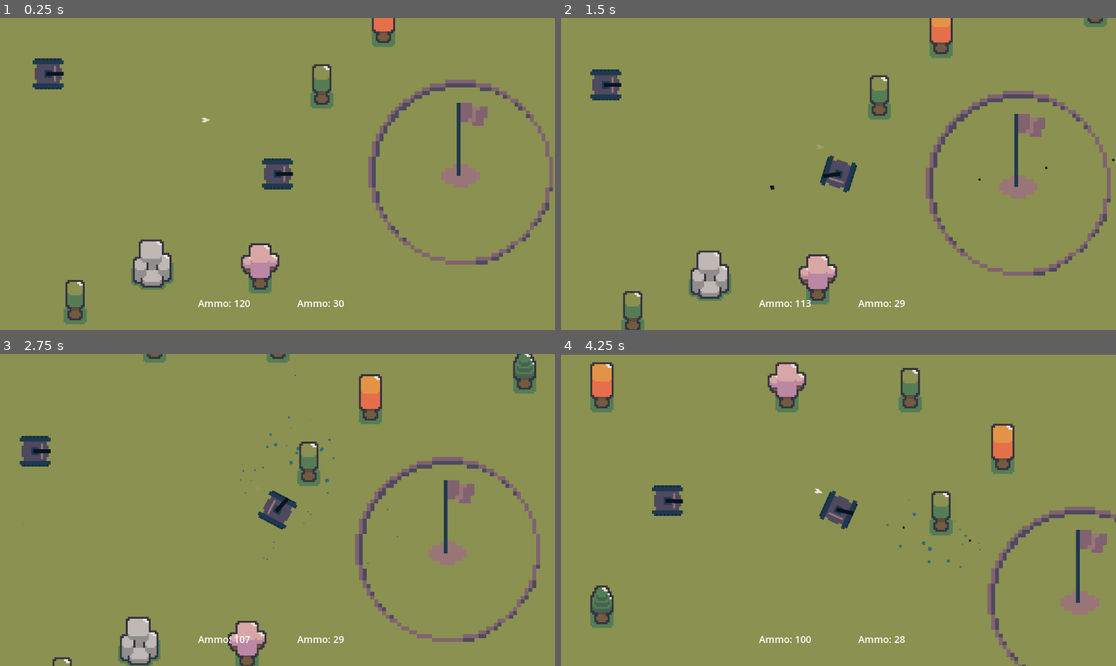
Above: before the commit, frames 1-4 (two rows, left to right).
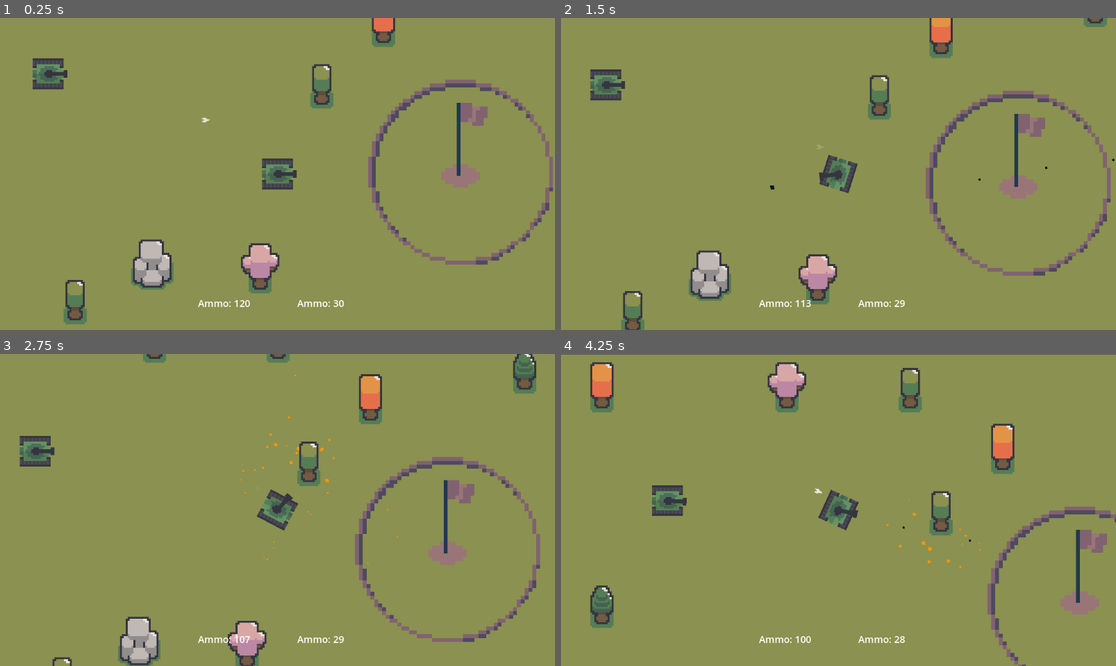
Above: after the commit, the same moments.

Repository: brageaasen/Fuel-Fury
Game: Godot game, scene res://scenes/MainScene.tscn
Two runs of this game, one before a commit and one after it. Both use one fixed random seed, a clock stepped at 60 frames per second and the inputs below.
Inputs (mouse positions are in pixels of both pictures, inside the frame that each line leads up to):
- Up to frame 1 (0.25 s): no input
- Up to frame 2 (1.5 s): move the mouse to (960, 158) at 0.52 s; press the mouse at (960, 158) at 0.53 s; hold D (turn_right) 0.53-1.28 s; move the mouse to (727, 189) at 1.27 s; release the mouse at (727, 189) at 1.28 s; hold S (back) from 1.28 s (still down); right-click (727, 189) at 1.35 s
- Up to frame 3 (2.75 s): move the mouse to (333, 441) at 2.02 s; release S (back) at 2.03 s; press the mouse at (333, 441) at 2.03 s; hold D (turn_right) from 2.03 s (still down)
- Up to frame 4 (4.25 s): move the mouse to (810, 572) at 2.77 s; release D (turn_right) at 2.78 s; release the mouse at (810, 572) at 2.78 s; hold W (forward) 2.78-3.53 s; right-click (810, 572) at 2.85 s; move the mouse to (1005, 556) at 3.52 s; press the mouse at (1005, 556) at 3.53 s; hold A (turn_left) from 3.53 s (still down)

The runs differ from the first frame. In frame 1, 1.0% of the frame differs, in the area x 5-54%, y 12-56%; in frame 2, 1.0%; in frame 3, 1.1%, in the area x 3-72%, y 6-68%; in frame 4, 1.1%.

Commit message:
Created new visuals for tanks and weapon.

Diff:
--- a/scenes/bullets/MachineGunBullet.tscn
+++ b/scenes/bullets/MachineGunBullet.tscn
@@ -1,12 +1,14 @@
-[gd_scene load_steps=3 format=3 uid="uid://3w5jh4kcf4th"]
+[gd_scene load_steps=4 format=3 uid="uid://3w5jh4kcf4th"]
 
 [ext_resource type="PackedScene" uid="uid://bocuou03h0uf3" path="res://scenes/bullets/Bullet.tscn" id="1_3crq8"]
 [ext_resource type="Script" path="res://scripts/bullets/MachineGunBullet.gd" id="2_k8b37"]
+[ext_resource type="PackedScene" uid="uid://dydi1sfsju10l" path="res://scenes/particles/Explosion.tscn" id="3_61x2v"]
 
 [node name="MachineGunBullet" instance=ExtResource("1_3crq8")]
 scale = Vector2(0.525, 0.525)
 collision_mask = 5
 script = ExtResource("2_k8b37")
+Explosion_particles = ExtResource("3_61x2v")
 speed = 300
 damage = 1
 lifetime = 2.0
--- a/scenes/bullets/PlayerBullet.tscn
+++ b/scenes/bullets/PlayerBullet.tscn
@@ -1,11 +1,13 @@
-[gd_scene load_steps=3 format=3 uid="uid://c6l7quk1tdtpf"]
+[gd_scene load_steps=4 format=3 uid="uid://c6l7quk1tdtpf"]
 
 [ext_resource type="PackedScene" uid="uid://bocuou03h0uf3" path="res://scenes/bullets/Bullet.tscn" id="1_354ge"]
 [ext_resource type="Script" path="res://scripts/bullets/PlayerBullet.gd" id="2_glmyg"]
+[ext_resource type="PackedScene" uid="uid://dydi1sfsju10l" path="res://scenes/particles/Explosion.tscn" id="3_p6q1i"]
 
 [node name="PlayerBullet" instance=ExtResource("1_354ge")]
 collision_mask = 5
 script = ExtResource("2_glmyg")
+Explosion_particles = ExtResource("3_p6q1i")
 speed = 250
 damage = 20
 lifetime = 2.0
--- a/scenes/particles/Explosion.tscn
+++ b/scenes/particles/Explosion.tscn
@@ -34,7 +34,7 @@
 scale_min = 0.5
 scale_max = 2.0
 scale_curve = SubResource("CurveTexture_ucxlb")
-color = Color(0.175781, 0.417969, 0.507813, 1)
+color = Color(1, 0.584314, 0, 1)
 
 [node name="Node2D" type="Node2D"]
 
--- a/scenes/tanks/Tank.tscn
+++ b/scenes/tanks/Tank.tscn
@@ -1,7 +1,7 @@
 [gd_scene load_steps=4 format=3 uid="uid://dy2ak8axbab1p"]
 
-[ext_resource type="Texture2D" uid="uid://co44ensmtqejo" path="res://assets/sprites/Tanks.png" id="1_j724i"]
-[ext_resource type="Texture2D" uid="uid://46l2eo8vqq38" path="res://assets/sprites/Weapon.png" id="2_pchbd"]
+[ext_resource type="Texture2D" uid="uid://bya6xqrlmodhh" path="res://assets/sprites/TanksNew.png" id="1_6nafw"]
+[ext_resource type="Texture2D" uid="uid://crlo74pakghxn" path="res://assets/sprites/WeaponNew.png" id="2_c8a2w"]
 
 [sub_resource type="CircleShape2D" id="CircleShape2D_vinng"]
 radius = 7.07107
@@ -12,17 +12,19 @@
 
 [node name="CollisionShape2D" type="CollisionShape2D" parent="."]
 texture_filter = 1
+scale = Vector2(1.12, 1.12)
 shape = SubResource("CircleShape2D_vinng")
 
 [node name="Body" type="Sprite2D" parent="."]
 texture_filter = 1
 scale = Vector2(1, 0.991)
-texture = ExtResource("1_j724i")
+texture = ExtResource("1_6nafw")
 
 [node name="Weapon" type="Sprite2D" parent="."]
 texture_filter = 1
 scale = Vector2(1, 0.999998)
-texture = ExtResource("2_pchbd")
+texture = ExtResource("2_c8a2w")
+offset = Vector2(4, 0)
 
 [node name="Muzzle" type="Marker2D" parent="Weapon"]
 
--- a/scripts/HUD/ArrowToBaseHUD.gd
+++ b/scripts/HUD/ArrowToBaseHUD.gd
@@ -1,14 +1,16 @@
 extends Node2D
 
+# TODO: Should maybe get target position dynamically from the base object
+@export var target_position = Vector2(95, -1) # Current base position
+@export var distance_to_activate = 100
 var player
-var target_position = Vector2(95, -1) # Current base position
 var target_alpha = 0
 
 func _ready():
 	player = get_node("/root/MainScene/Player")
 
 func _process(_delta):
-	if player.position.distance_to(target_position) < 100:
+	if player.position.distance_to(target_position) < distance_to_activate:
 		target_alpha = 0
 	else:
 		target_alpha = 1
Binary file added: assets/Aseprite/TanksNew.aseprite
Binary file added: assets/sprites/TanksNew.png
Not shown, added: assets/sprites/TanksNew.png.import
Binary file added: assets/sprites/WeaponNew.png
Not shown, added: assets/sprites/WeaponNew.png.import
